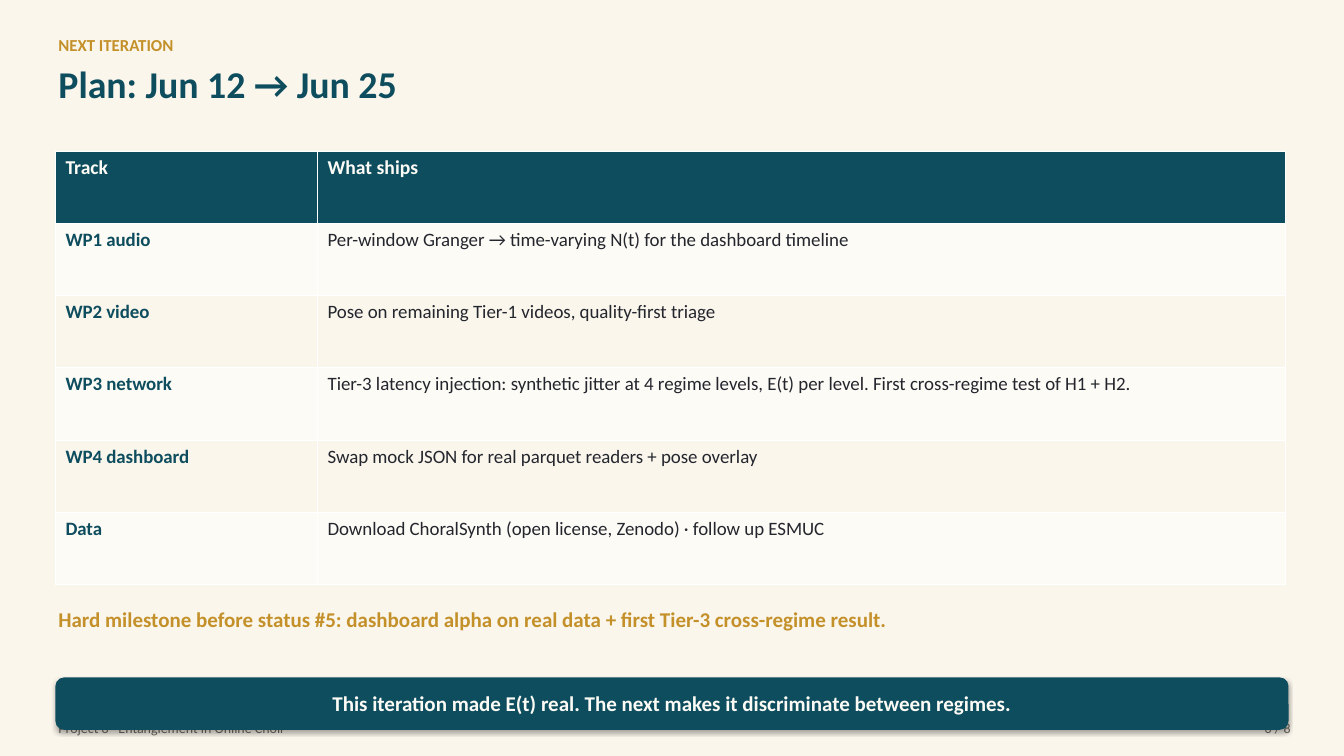
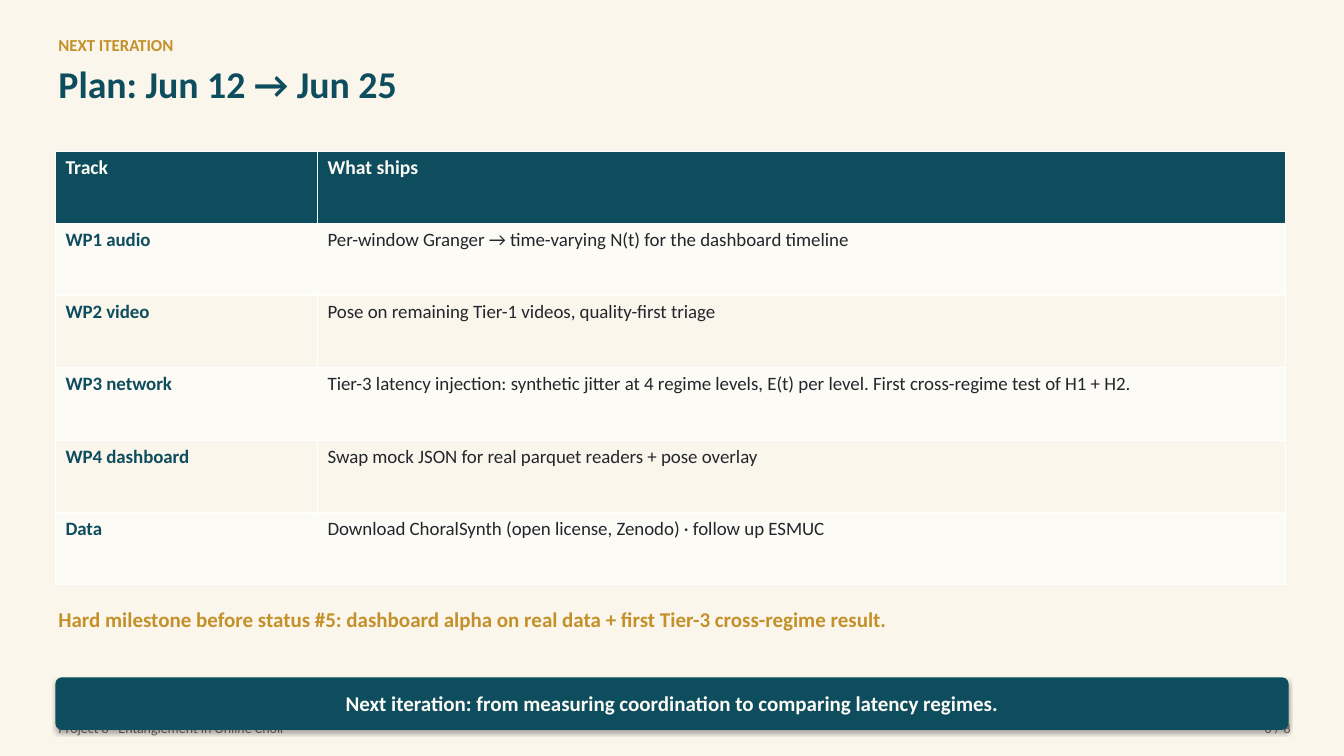
Before and after one commit to Zuraiz270/networked-choir-entanglement, a slide deck: slide 6 of output/jun11_status_meeting_iv.pptx. Drawn at 1344x756 pixels with LibreOffice and Linux fonts; fonts in the diff are those of the drawing. Boxes give left, top, right and bottom in pixels: in the first picture for what was removed or moved away, otherwise in the second. Text is boxed around its words. In the diff, an @@ line names an element or a change of style, - is before the commit and + after.

```diff
--- a/output/jun11_status_meeting_iv.pptx
+++ b/output/jun11_status_meeting_iv.pptx
@@ rounded rectangle "Next iteration: from measuring coordination ..." at [55, 678, 1289, 730]: proportions changed @@
@@ text in rounded rectangle at [346, 696, 997, 715]: text changed @@
-This iteration made E(t) real. The next makes it discriminate between regimes.
+Next iteration: from measuring coordination to comparing latency regimes.
```
Also in this commit, not shown: 6 other slides changed, 3 other files.
